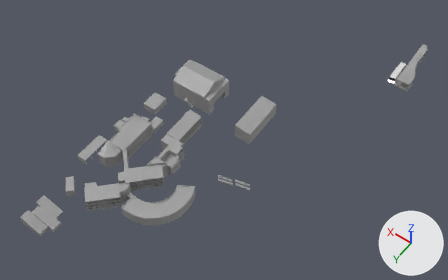
One commit to the glTF model schoolFes_202510/medias/3ds/sc.glb: the scene before it, then after it.
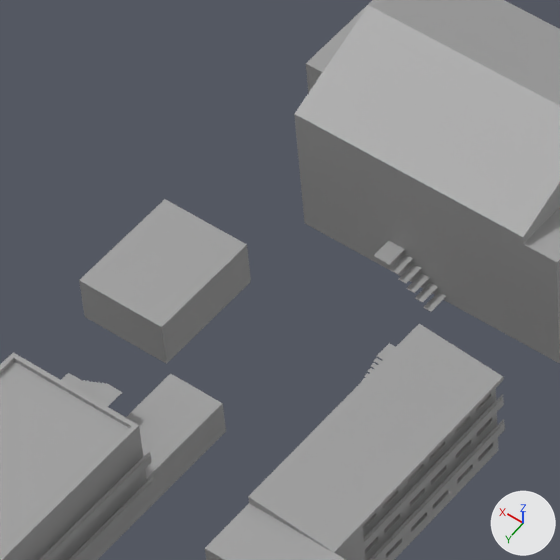
The first picture shows the older version from a 50 mm lens placed at (-3.56, 3.64, 6.81), pointed at (-0.42, -0.76, -0.11). The close-ups show both versions on the part from 30% to 47% of the width and 23% to 51% of the height of that picture; other places that the commit changed are outside them. The axes (+X, +Y, +Z) are drawn at lower right. The lights are the same throughout. Where no turn or scale is listed for an object, it has been applied to the vertices. Vertices at the same position are counted once.

The first close-up shows 'Class_Roof', 'CurveRoof.003', 'F1_Gym', 'F1_Gym_Entrance', 'F1_Woodworking', 'F1_Woodworking_Pottery', 'F2_Balcony.005', 'F2_Gym.001', 'F3_Balcony', 'F3_Balcony.003', 'F3_Music_3', 'Gym_Roof', 'Roof.001'.
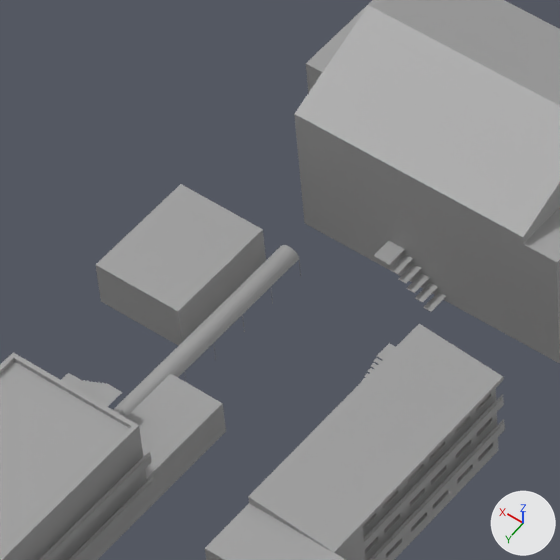
Changed parts and their boxes (x1, y1, x2, y2) in the close-ups (560 x 560 px; the box of a moved part takes in the faces that stretch with it):
'Roof.001', reshaped: before (0, 199, 346, 560); after (0, 184, 346, 560)
'F1_Woodworking', moved: before (107, 249, 251, 364); after (123, 233, 266, 346)
'F1_Corridor_Roof', added: after (113, 245, 299, 417)
'F1_Woodworking_Pottery', moved: before (80, 284, 112, 332); after (96, 268, 128, 317)
part 1 of me_平面_098, moved or reshaped: before (79, 199, 247, 330); after (96, 184, 263, 315)
'F2_Gym_Entrance', unchanged, uncovered by the edit: after (523, 208, 560, 314)
'F1_Gym_Entrance', unchanged, covered by the edit: before (523, 208, 560, 314)

What changed in the scene script:
```text
Change me_平面_098:
    where me_平面_098.from_pydata(...)  # 216 vertices, 408 faces; spans x -0.67..0.88, y -1.72..0.9, z -0.16..0.0
    used by ob_roof_001; location = (-0.074, 0.216, 0.235)
    me_平面_098 part 1: the loose piece of 8 vertices spanning x 0.67..0.88, y -0.97..-0.71, z -0.13..-0.12 is moved by (0.0, -0.05, 0.0)
Add me_円柱_012:
    me_円柱_012.from_pydata(...)  # 60 vertices, 116 faces; spans x -0.025..0.025, y -0.63..0.0, z 0.005..0.025
    me_円柱_012.materials.append(mat_base)  # grey #a0a0a0
Change ob_f1_woodworking_pottery:
    ob_f1_woodworking_pottery.location: (0.81, -0.49, 0.0) -> (0.81, -0.54, 0.0)
Change ob_f1_woodworking:
    ob_f1_woodworking.location: (0.74, -0.49, 0.0) -> (0.74, -0.54, 0.0)
Add ob_f1_corridor_roof:
    ob_f1_corridor_roof = bpy.data.objects.new('F1_Corridor_Roof', me_円柱_012)
    ob_f1_corridor_roof.location = (0.551, -0.194, 0.049)
```
